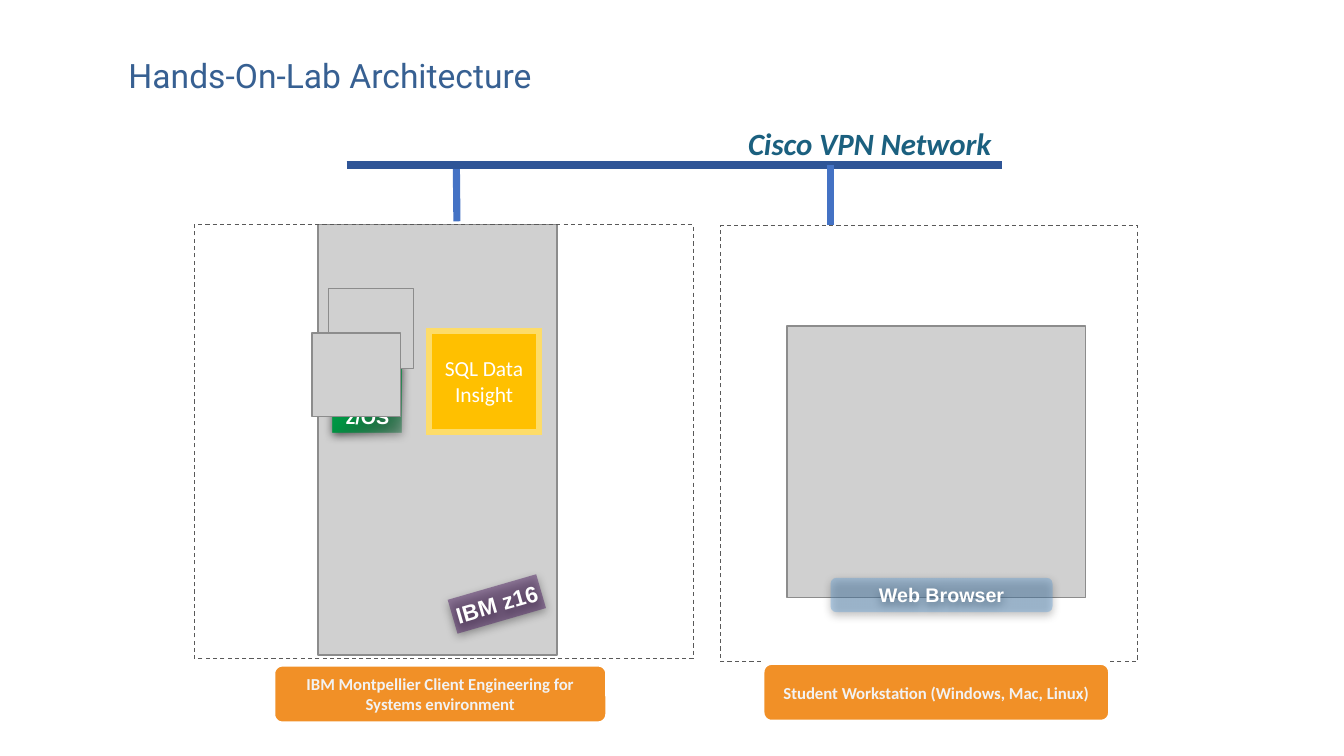
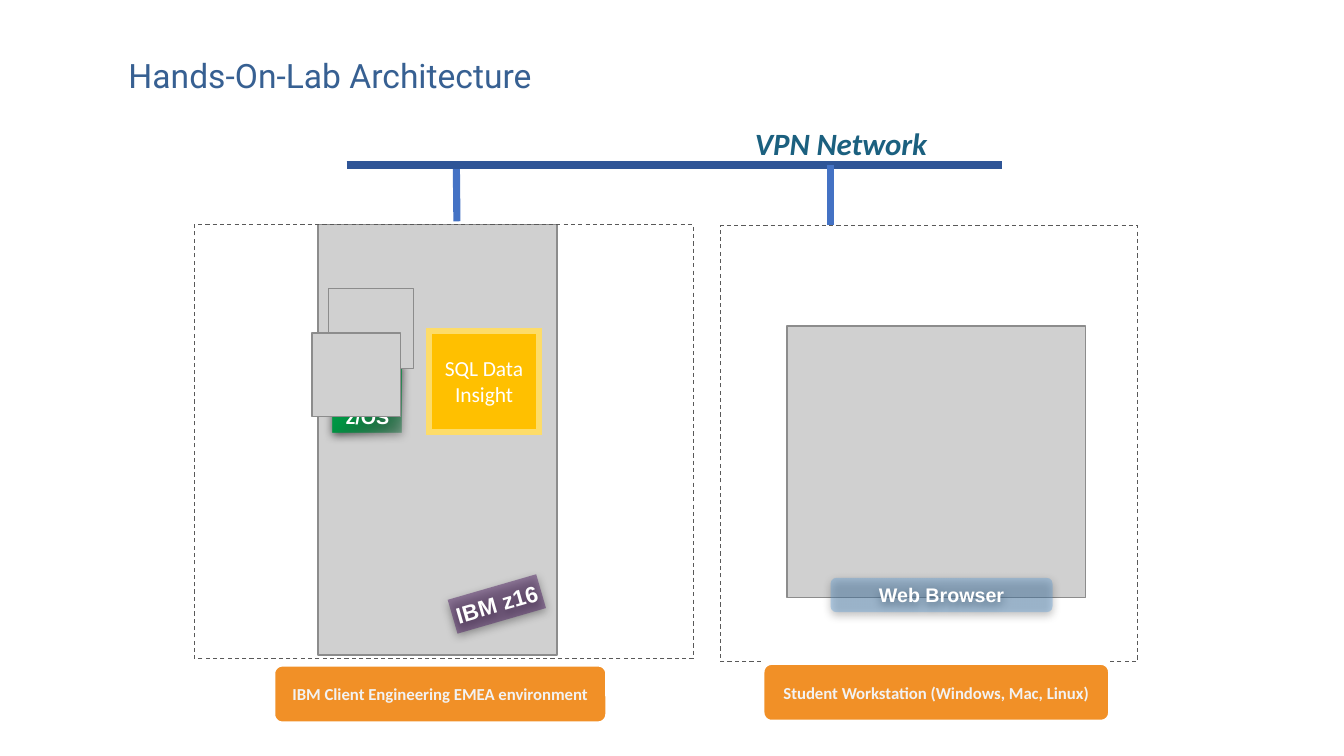
Before and after one commit to arnouldg/SQLDI_HoL_IDUG, a slide deck: slide 4 of SQLDI-Lab-Presentation SQLAdria 2025.pptx. Drawn at 1344x756 pixels with LibreOffice and Linux fonts; fonts in the diff are those of the drawing; grey boxes stand for pictures; background and template pictures are left out. Boxes give left, top, right and bottom in pixels: in the first picture for what was removed or moved away, otherwise in the second. Text is boxed around its words. In the diff, an @@ line names an element or a change of style, - is before the commit and + after.

```diff
--- a/SQLDI-Lab-Presentation SQLAdria 2025.pptx
+++ b/SQLDI-Lab-Presentation SQLAdria 2025.pptx
@@ text at (755,133,927,163): text changed @@
-Cisco VPN Network
+VPN Network
@@ text in rounded rectangle at (292,688,587,703): text changed @@
-IBM Montpellier Client Engineering for Systems environment
+IBM Client Engineering EMEA environment
```
Also in this commit, not shown: 2 other slides changed, 1 slide added.
